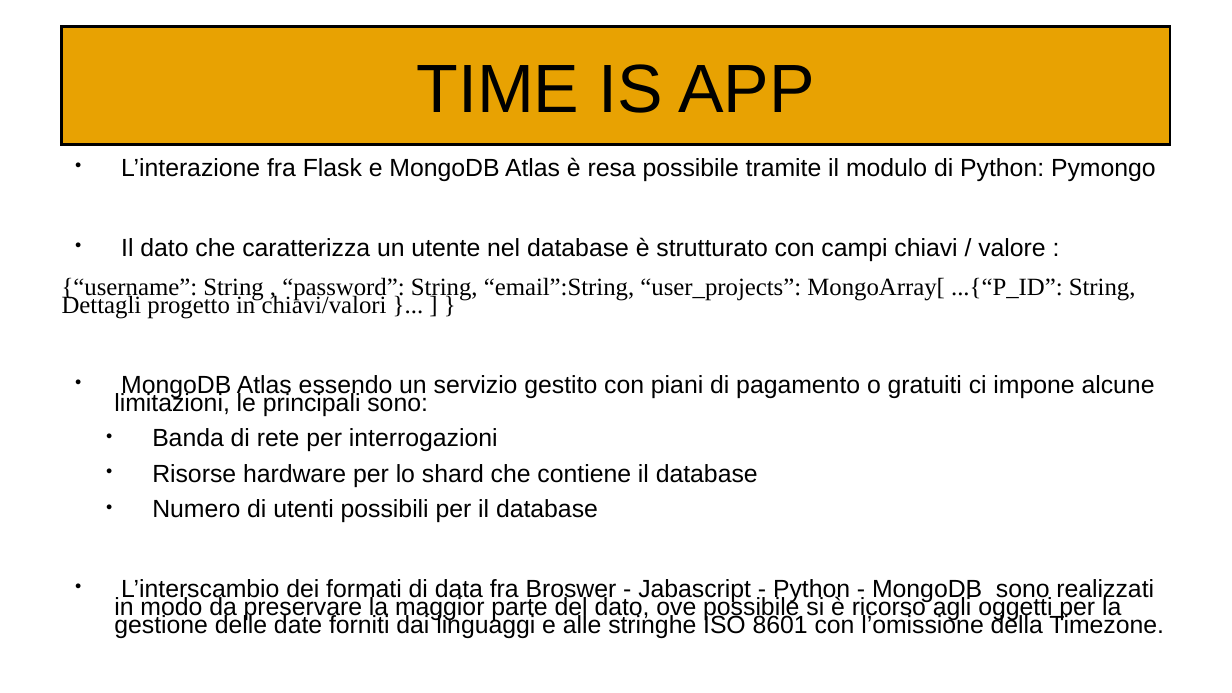
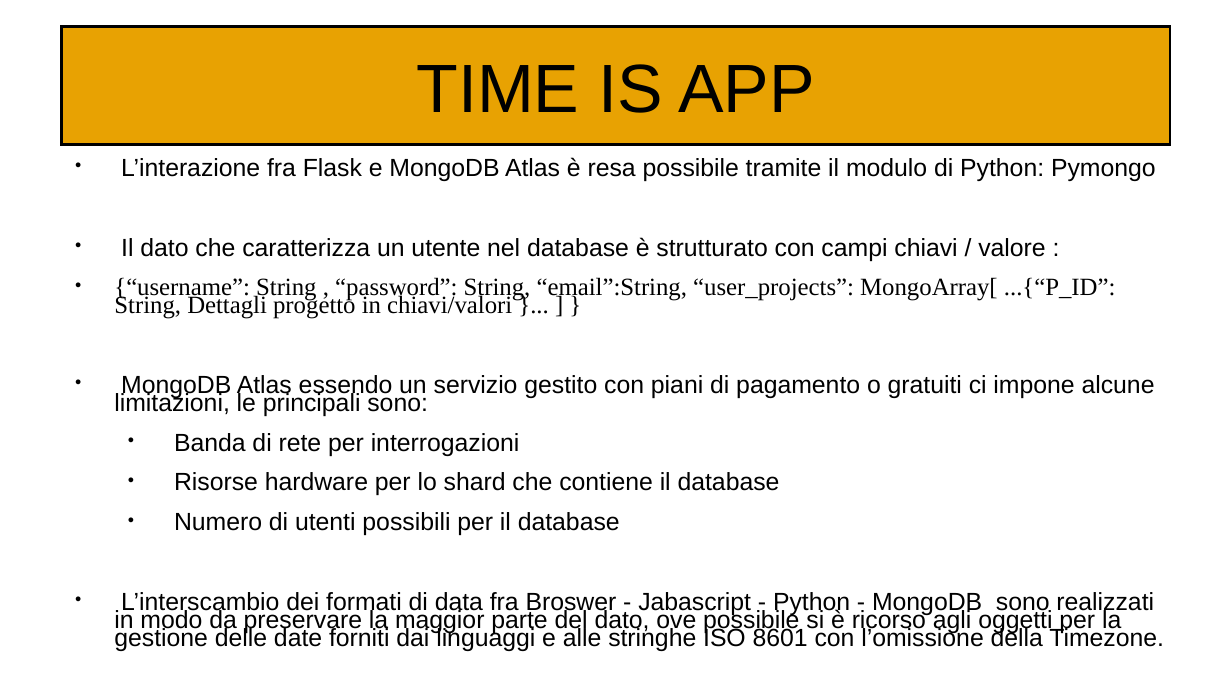
Before and after one commit to Kilne/Progetto_TecWeb, a slide deck: slide 4 of Relazioni/Maiuri.odp. Drawn at 1232x693 pixels with LibreOffice and Linux fonts; fonts in the diff are those of the drawing. Boxes give left, top, right and bottom in pixels: in the first picture for what was removed or moved away, otherwise in the second. Text is boxed around its words. In the diff, an @@ line names an element or a change of style, - is before the commit and + after.

```diff
--- a/Relazioni/Maiuri.odp
+++ b/Relazioni/Maiuri.odp
@@ text at bbox=[114, 277, 1164, 651]: bullet none to ●; indent changed; more space between paragraphs @@
```
Also in this commit, not shown: 8 other slides changed, 1 slide added, 1 slide removed.
